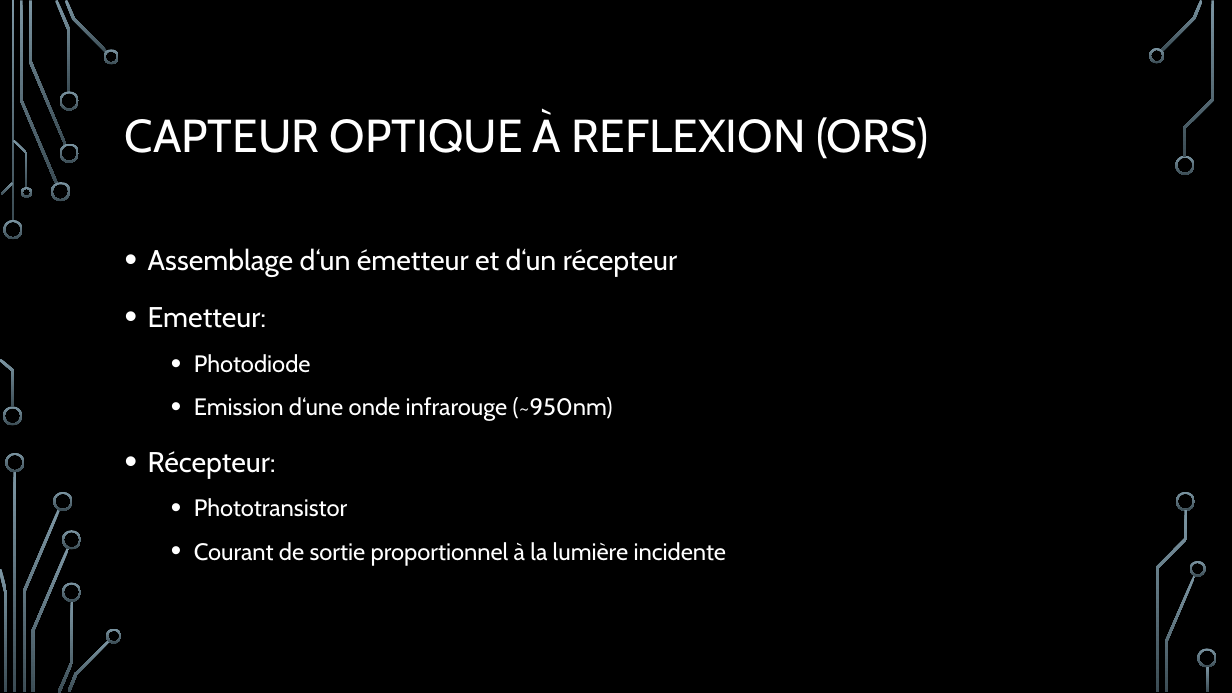
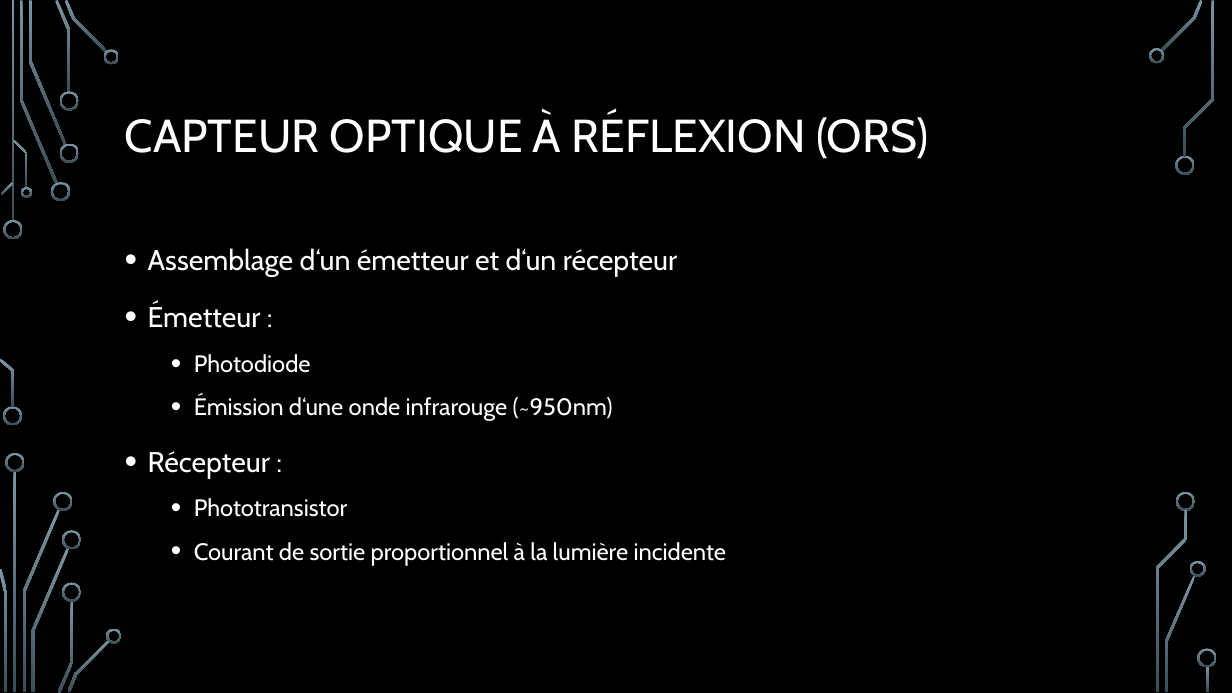
Before and after one commit to robotronik/conferences, a slide deck: slide 5 of Conc_elec/pres/Conception_Elec.pptx (slide 4 before the commit). Drawn at 1232x693 pixels with LibreOffice and Linux fonts; fonts in the diff are those of the drawing; background and template pictures are left out. Boxes give left, top, right and bottom in pixels: in the first picture for what was removed or moved away, otherwise in the second. Text is boxed around its words. In the diff, an @@ line names an element or a change of style, - is before the commit and + after.

```diff
--- a/Conc_elec/pres/Conception_Elec.pptx
+++ b/Conc_elec/pres/Conception_Elec.pptx
@@ title at (125, 113, 929, 159): text changed @@
-CAPTEUR OPTIQUE À REFLEXION (ORS)
+CAPTEUR OPTIQUE À RÉFLEXION (ORS)
@@ text at (148, 303, 261, 328): text changed @@
-• Emetteur:
+• Émetteur :
@@ text at (148, 395, 613, 479): text changed @@
-  • Emission d‘une onde infrarouge (~950nm)
-• Récepteur:
+  • Émission d‘une onde infrarouge (~950nm)
+• Récepteur :
```
Also in this commit, not shown: 19 other slides changed, 9 slides added.
